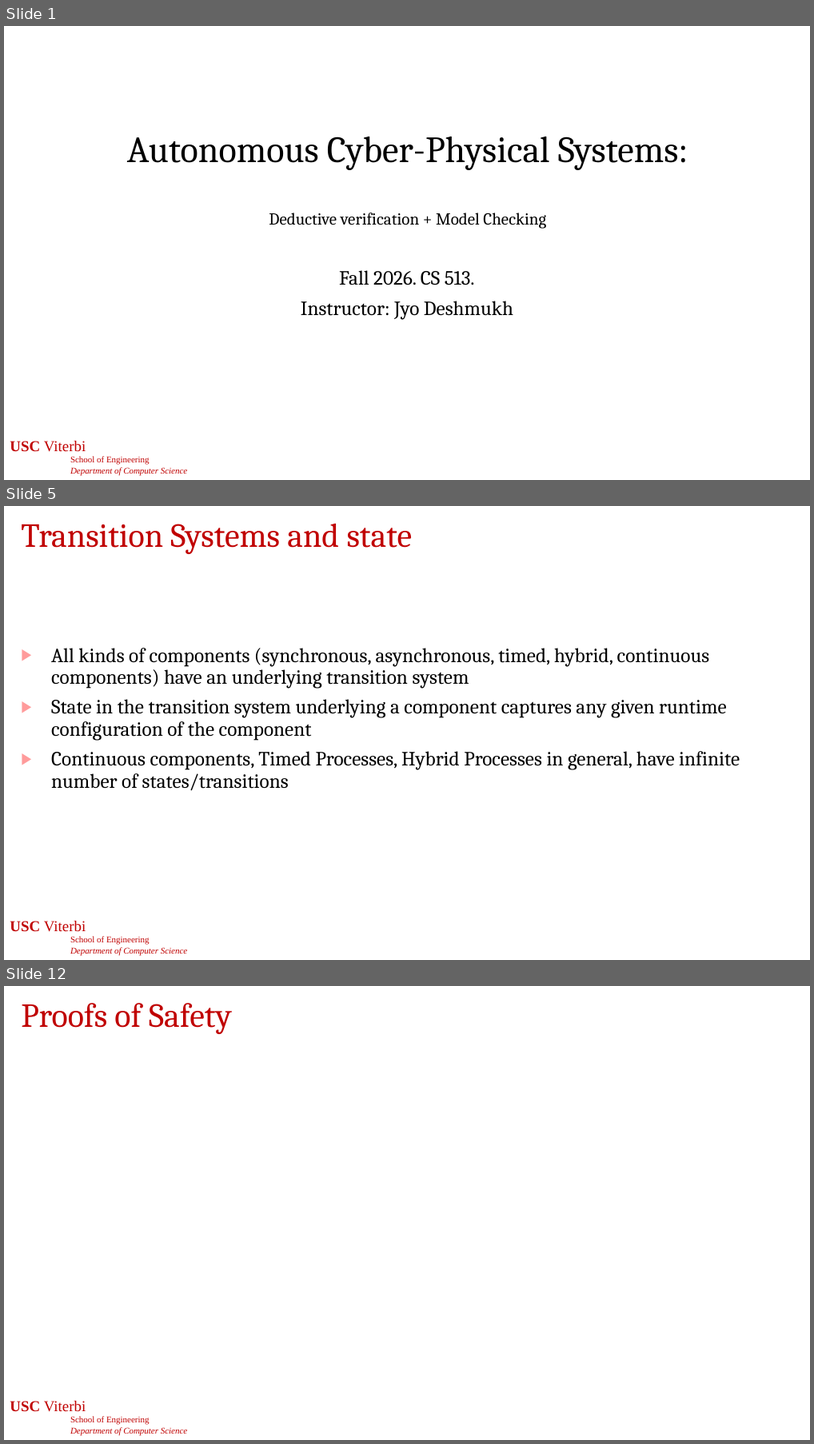
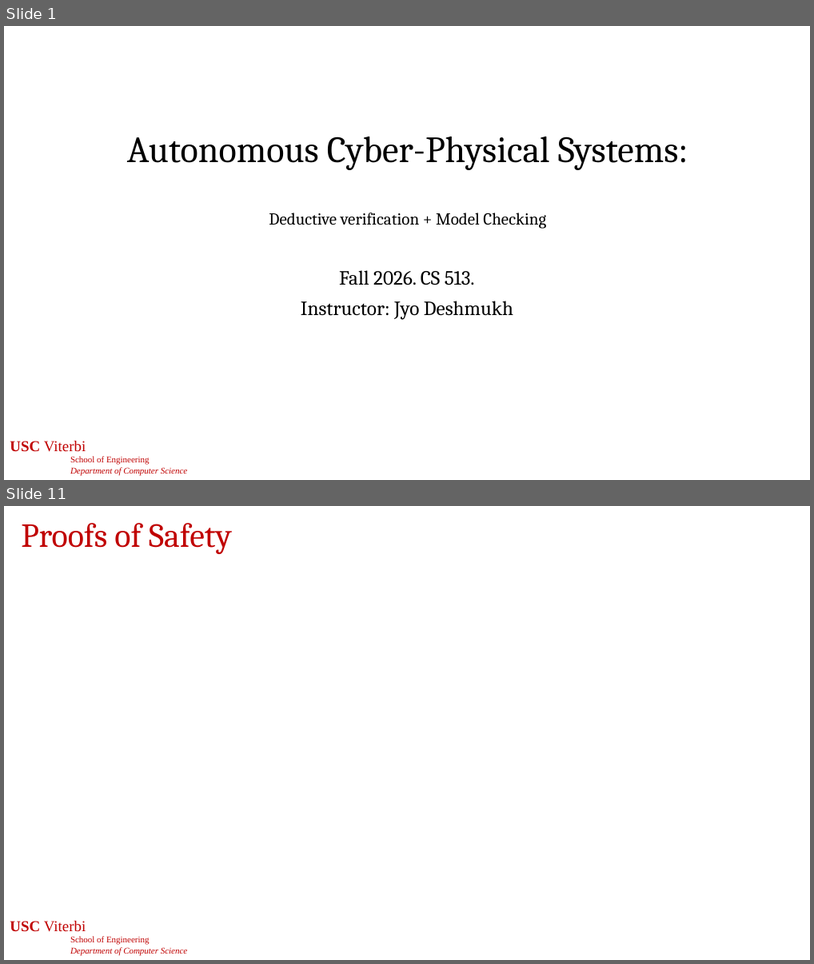
Before and after one commit to jdeshmukh/jdeshmukh.github.io, a slide deck: teaching/cs513-autocps-fall-2026/slides/8-Verification.pptx. Shown one above the other, each under a label of ours: slides 1, 5 and 12 before the commit, slides 1 and 11 after it; the slides between them are not shown. The pictures are 814x1444 and 814x964 pixels, drawn with LibreOffice and Linux fonts; fonts in the diff are those of the drawing; grey boxes stand for pictures; background and template pictures are left out. Boxes give left, top, right and bottom in pixels: in the first picture for what was removed or moved away, otherwise in the second. Text is boxed around its words. In the diff, an @@ line names an element or a change of style, - is before the commit and + after.

```diff
--- a/teaching/cs513-autocps-fall-2026/slides/8-Verification.pptx
+++ b/teaching/cs513-autocps-fall-2026/slides/8-Verification.pptx
@@ slide 5 removed at (x1=4, y1=506, x2=810, y2=960), background #FFFFFF; not listed: 1 template element that a slide beside it also shows @@
@@ title removed at (x1=21, y1=524, x2=413, y2=554) @@
-Transition Systems and state
@@ text removed at (x1=51, y1=648, x2=740, y2=791) @@
-▶ All kinds of components (synchronous, asynchronous, timed, hybrid, continuous components) have an underlying transition system
-▶ State in the transition system underlying a component captures any given runtime configuration of the component
-▶ Continuous components, Timed Processes, Hybrid Processes in general, have infinite number of states/transitions
@@ page number removed at (x1=317, y1=916, x2=498, y2=940) @@
-5
@@ what was slide 12 is now slide 11 @@
```
Also in this commit, not shown: 19 slides changed, 4 slides added, 4 other slides removed, 2 other files.
